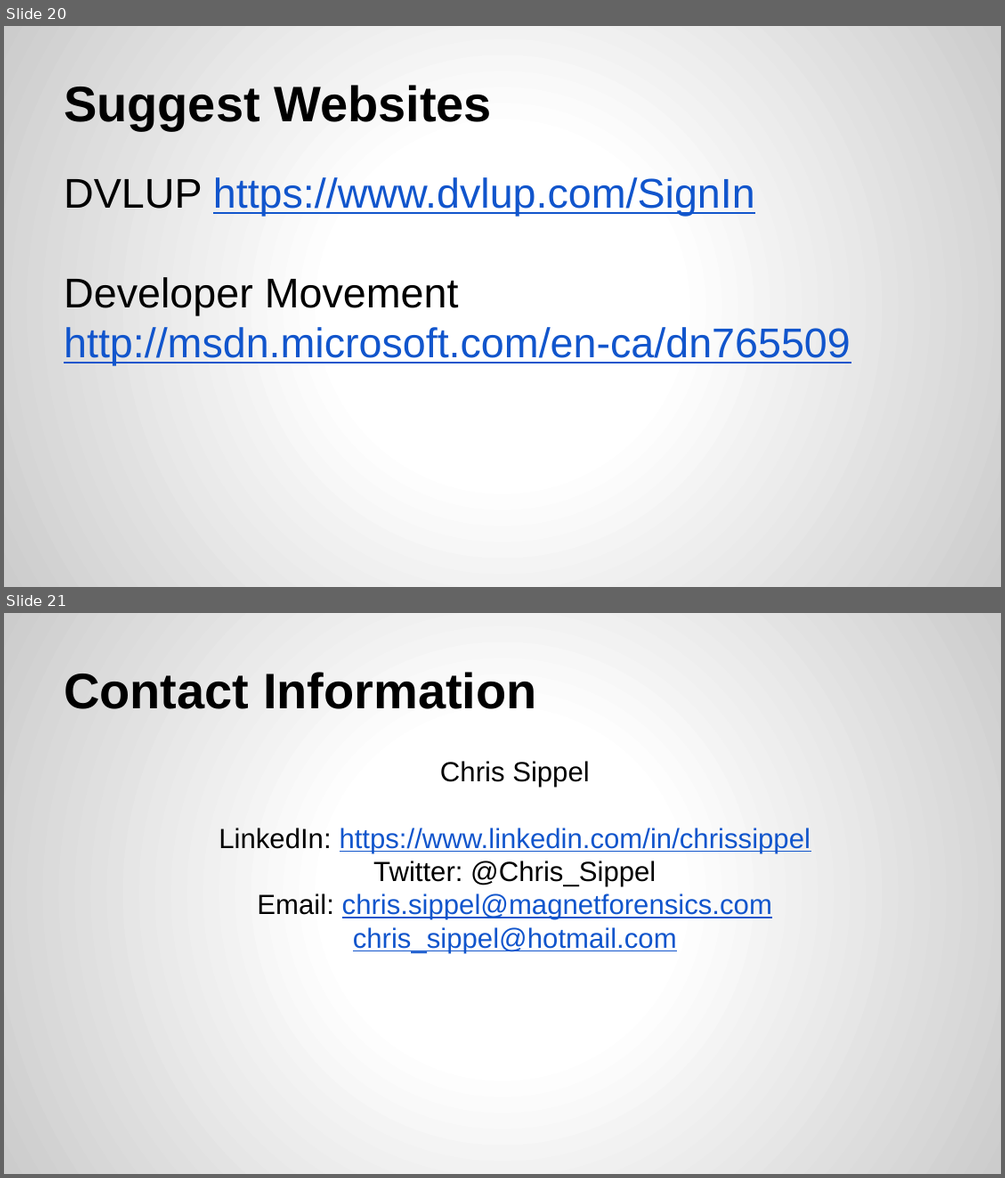
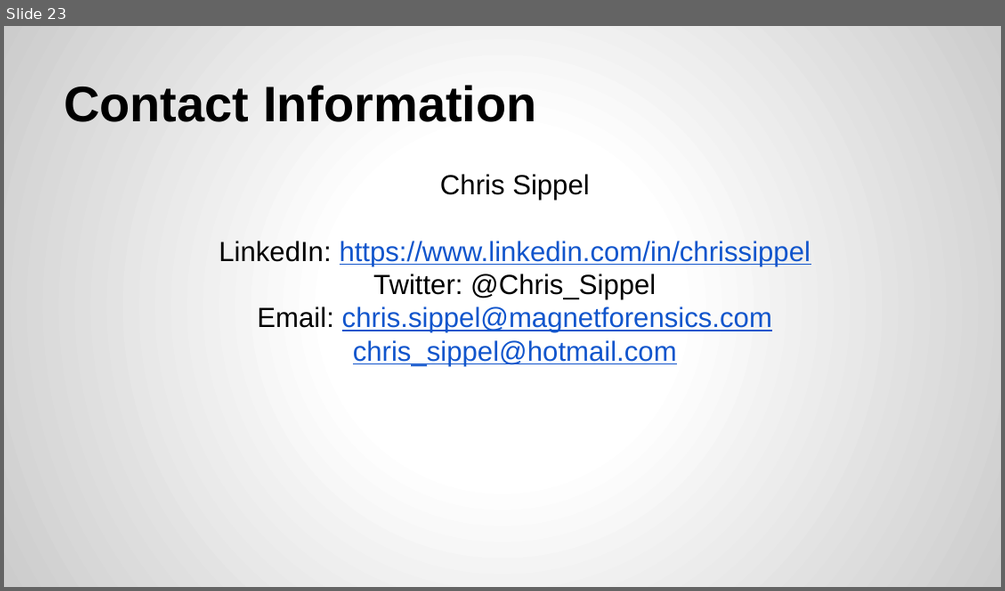
Before and after one commit to CSharpDevConnect/CSharpThreading01, a slide deck: C# Threading.pptx. Shown one above the other, each under a label of ours: slides 20 and 21 before the commit, slide 23 after it. The pictures are 1005x1178 and 1005x591 pixels, drawn with LibreOffice and Linux fonts; fonts in the diff are those of the drawing. Boxes give left, top, right and bottom in pixels: in the first picture for what was removed or moved away, otherwise in the second. Text is boxed around its words. In the diff, an @@ line names an element or a change of style, - is before the commit and + after.

```diff
--- a/C# Threading.pptx
+++ b/C# Threading.pptx
@@ slide 20 removed at <box>4,26,1001,587</box>, background gradient #FFFFFF to #CCCCCC @@
@@ title removed at <box>64,85,492,130</box> @@
-Suggest Websites
@@ text removed at <box>64,177,850,366</box> @@
-DVLUP https://www.dvlup.com/SignIn
-Developer Movement
-http://msdn.microsoft.com/en-ca/dn765509
@@ what was slide 21 is now slide 23 @@
```
Also in this commit, not shown: 7 slides changed, 7 slides added, 1 other slide removed, 2 other files.
